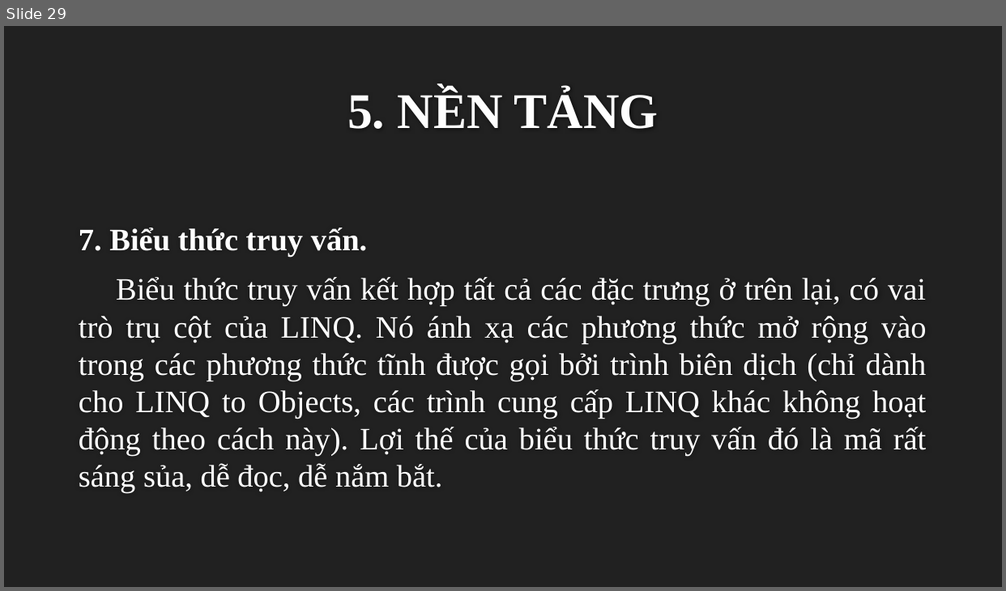
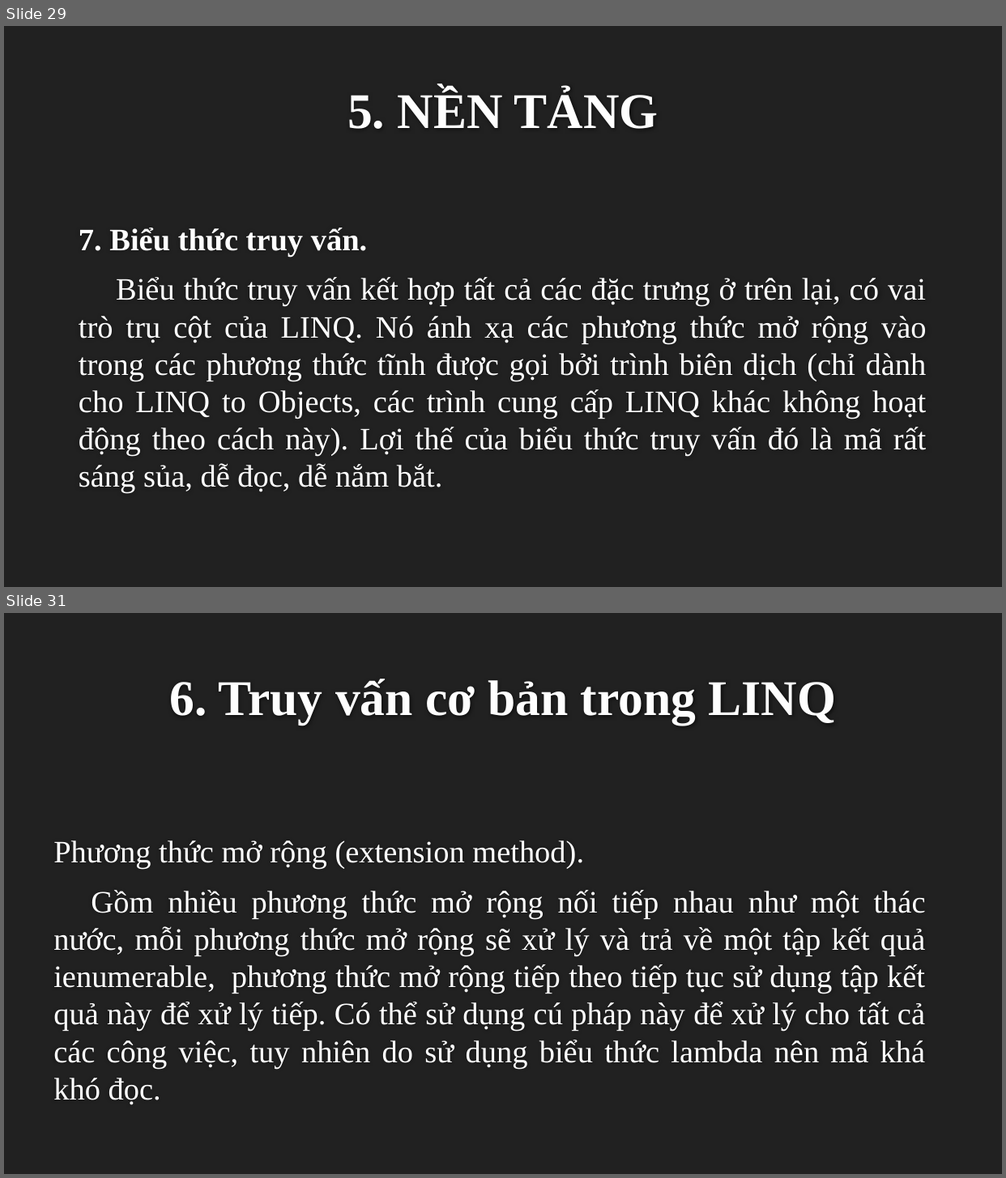
Before and after one commit to dotrunghieu0903/CongNgheNet, a slide deck: LINQ-NEW.pptx. Shown one above the other, each under a label of ours: slide 29 before the commit, slides 29 and 31 after it; the slides between them are not shown. The pictures are 1006x591 and 1006x1178 pixels, drawn with LibreOffice and Linux fonts; fonts in the diff are those of the drawing; background and template pictures are left out. Boxes give left, top, right and bottom in pixels: in the first picture for what was removed or moved away, otherwise in the second. Text is boxed around its words. In the diff, an @@ line names an element or a change of style, - is before the commit and + after.

```diff
--- a/LINQ-NEW.pptx
+++ b/LINQ-NEW.pptx
@@ slide 31 added at bbox=[4, 613, 1002, 1174], background #212121 @@
@@ title added at bbox=[169, 679, 836, 724], 48 pt, text #FEFEFE, bold @@
+6. Truy vấn cơ bản trong LINQ
@@ text added at bbox=[53, 841, 926, 1105], 30 pt, text #FFFFFF @@
+Phương thức mở rộng (extension method).
+Gồm nhiều phương thức mở rộng nối tiếp nhau như một thác nước, mỗi phương thức mở rộng sẽ xử lý và trả về một tập kết quả ienumerable, phương thức mở rộng tiếp theo tiếp tục sử dụng tập kết quả này để xử lý tiếp. Có thể sử dụng cú pháp này để xử lý cho tất cả các công việc, tuy nhiên do sử dụng biểu thức lambda nên mã khá khó đọc.
```
Also in this commit, not shown: 1 slide changed, 4 other slides added.
